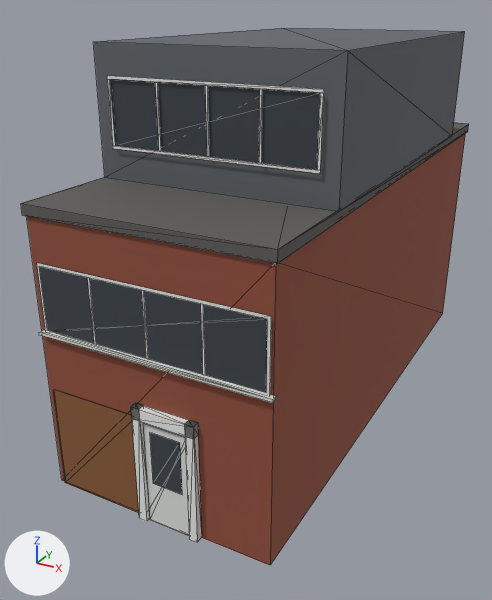
Renders of the glTF model public/canal-drive/building-types/nw-os-garage-top__brick__2__flat__long__solid.glb from each side of a commit.
The view is the same before and after, from a 50 mm camera at (6.67, -14.74, 9.41) aimed at (-0.72, -1.3, 2.69). The axes (+X, +Y, +Z) are drawn at lower left. The lights are the same throughout. The older version comes first. Mesh edges are drawn as thin lines. Where no turn or scale is listed for an object, it has been applied to the vertices. Vertices at exactly the same position are counted once.

Objects in the first picture: 'nw-os-garage-top__brick__2__flat__long__solid'.
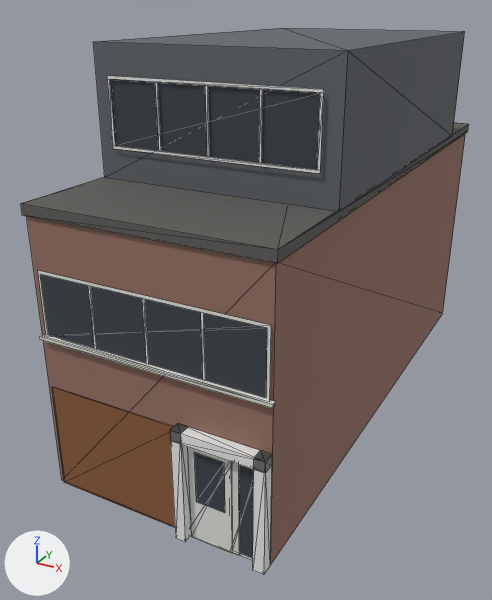
Where the newer file only moved an object's origin or applied its transform, the numbers keep the older frame.

Boxes (x1, y1, x2, y2) around the edits, measured in the pictures (492 x 600 px; the box of a moved part takes in the faces that stretch with it):
'nw-os-garage-top__brick__2__flat__long__solid', reshaped: before (21, 28, 469, 565); after (21, 28, 469, 575)
part 1 of me_nw_os_garage_top__brick__2__flat__long__solid, moved or reshaped (mostly hidden before): before (142, 422, 185, 519); after (187, 447, 240, 556)
part 2 of me_nw_os_garage_top__brick__2__flat__long__solid, moved or reshaped: before (39, 330, 276, 403); after (40, 335, 276, 408)
part 3 of me_nw_os_garage_top__brick__2__flat__long__solid, rebuilt: before (39, 267, 267, 392); after (40, 274, 267, 398)
part 4 of me_nw_os_garage_top__brick__2__flat__long__solid, rebuilt: before (37, 263, 271, 396); after (38, 271, 271, 401)
part 5 of me_nw_os_garage_top__brick__2__flat__long__solid, rebuilt: before (88, 278, 96, 344); after (88, 286, 97, 349)
part 6 of me_nw_os_garage_top__brick__2__flat__long__solid, rebuilt: before (142, 291, 148, 359); after (142, 299, 149, 364)
part 7 of me_nw_os_garage_top__brick__2__flat__long__solid, rebuilt: before (201, 304, 205, 375); after (201, 313, 205, 380)
part 8 of me_nw_os_garage_top__brick__2__flat__long__solid, deleted: before (150, 433, 182, 494)
part 9 of me_nw_os_garage_top__brick__2__flat__long__solid, moved or reshaped: before (53, 389, 202, 542); after (52, 387, 272, 575)
part 10 of me_nw_os_garage_top__brick__2__flat__long__solid, recoloured: (27, 134, 465, 565) in both

The change, as a diff of the scene's bpy script:
```diff
--- a/public/canal-drive/building-types/nw-os-garage-top__brick__2__flat__long__solid.glb.py
+++ b/public/canal-drive/building-types/nw-os-garage-top__brick__2__flat__long__solid.glb.py
@@ mat_brick_977265_measured_mottled @@
+mat_brick_977265_measured_mottled = principled_material('brick_977265_measured_mottled')
+mat_brick_977265_measured_mottled.base_color = (0.309, 0.168, 0.13)  # brown #977265
+mat_brick_977265_measured_mottled.roughness = 0.9
@@ me_nw_os_garage_top__brick__2__flat__long__solid @@
 # used by ob_nw_os_garage_top__brick__2__flat__long__solid; location = (0.02, -0.02, 4.35)
-me_nw_os_garage_top__brick__2__flat__long__solid.from_pydata(...)  # 200 vertices, 178 faces; spans x -2.57..2.57, y -6.39..6.39, z -4.35..4.35
+me_nw_os_garage_top__brick__2__flat__long__solid.from_pydata(...)  # 206 vertices, 182 faces; spans x -2.58..2.58, y -6.48..6.38, z -4.35..4.35
+# me_nw_os_garage_top__brick__2__flat__long__solid part 1: the loose piece of 8 vertices spanning x -0.29..0.94, y -6.3..-6.24, z -4.35..-1.98 is scaled about its middle by (0.959, 1.01, 0.958), then moved by (0.95, 0.0, -0.05)
+# me_nw_os_garage_top__brick__2__flat__long__solid part 2: the loose piece of 8 vertices spanning x -2.47..2.52, y -6.36..-6.24, z -0.81..-0.75 is moved by (0.0, 0.0, -0.1)
+# me_nw_os_garage_top__brick__2__flat__long__solid part 3: the loose piece of 4 vertices spanning x -2.33..2.38, y -6.29, z -0.7..0.6 is rebuilt with 4 vertices and now spans x -2.32..2.37, y -6.28, z -0.8..0.45
+# me_nw_os_garage_top__brick__2__flat__long__solid part 4: the loose piece of 4 vertices spanning x -2.39..2.44, y -6.28, z -0.76..0.66 is rebuilt with 4 vertices and now spans x -2.39..2.43, y -6.28, z -0.86..0.51
+# me_nw_os_garage_top__brick__2__flat__long__solid part 5: the loose piece of 4 vertices spanning x -1.17..-1.12, y -6.29, z -0.7..0.6 is rebuilt with 4 vertices and now spans x -1.18..-1.12, y -6.29, z -0.8..0.45
+# me_nw_os_garage_top__brick__2__flat__long__solid part 6: the loose piece of 4 vertices spanning x 0.0..0.05, y -6.29, z -0.7..0.6 is rebuilt with 4 vertices and now spans x 0.0..0.05, y -6.29, z -0.8..0.45
+# me_nw_os_garage_top__brick__2__flat__long__solid part 7: the loose piece of 4 vertices spanning x 1.17..1.22, y -6.29, z -0.7..0.6 is rebuilt with 4 vertices and now spans x 1.18..1.22, y -6.29, z -0.8..0.45
+# me_nw_os_garage_top__brick__2__flat__long__solid part 8: the loose piece of 4 vertices spanning x -0.01..0.66, y -6.31, z -3.4..-2.24 is deleted
+# me_nw_os_garage_top__brick__2__flat__long__solid part 9
+# 32 vertices are removed from x -2.4..1.0, y -6.39..-6.24, z -4.35..-1.75
+# 42 faces are deleted
+# 33 vertices are added at x -2.43..2.47, y -6.48..-6.24, z -4.35..-1.9
+# 9 new vertices lie (0.0, 0.24, 0.0) away from vertices in x 0.58..2.47, y -6.48, z -4.35..-1.9
+# 32 new faces join them, mat_paint_ebebeb (white #ebebeb)
+# 2 new faces join them, mat_door_dfe1dd (light grey #dfe1dd)
+# 4 new faces join them, mat_glass_3b4249 (dark grey #3b4249)
+# 10 new faces join them, mat_door_8a5a36 (brown #8a5a36)
+# me_nw_os_garage_top__brick__2__flat__long__solid part 10: 10 faces spanning x -2.52..2.47, y -6.24..6.26, z -4.35..1.53 switch from mat_brick_93503d_measured (brown #93503d) to mat_brick_977265_measured_mottled (brown #977265)
 me_nw_os_garage_top__brick__2__flat__long__solid.materials.append(mat_door_8a5a36)
```
